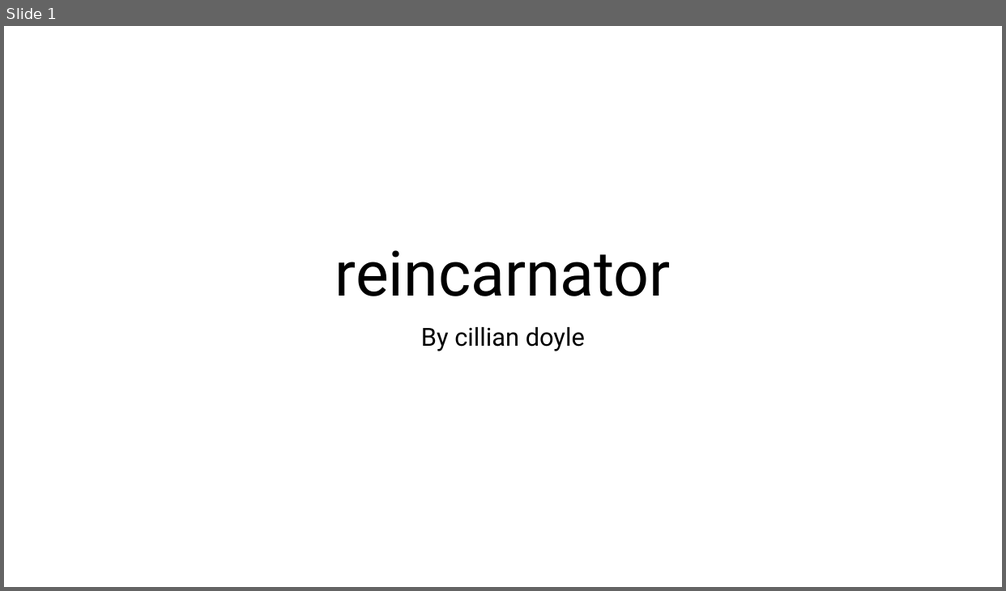
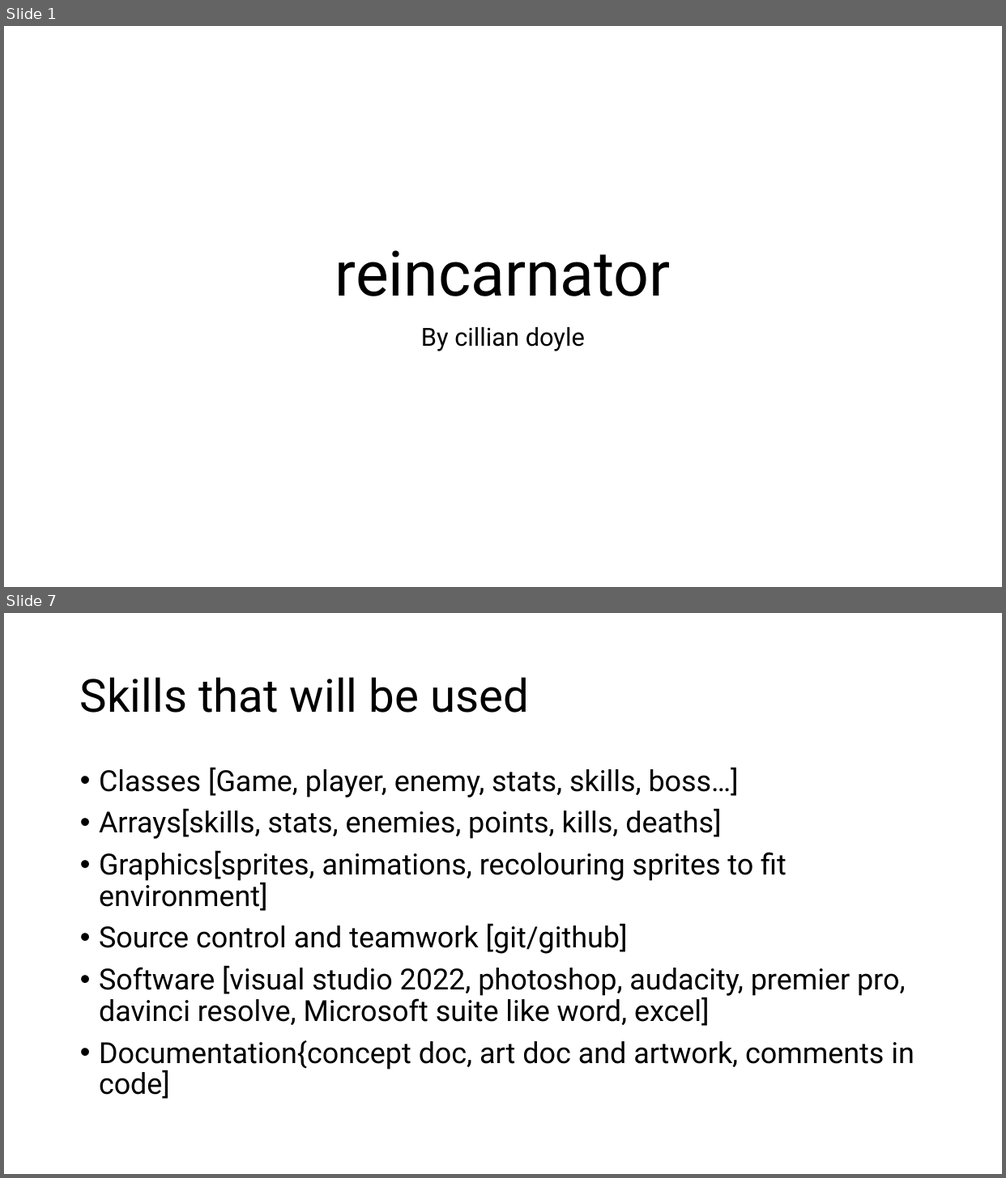
Before and after one commit to PeterLowe/concept25-Cillian-Doyle, a slide deck: cillians docs/concept document.pptx. Shown one above the other, each under a label of ours: slide 1 before the commit, slides 1 and 7 after it; the slides between them are not shown. The pictures are 1006x591 and 1006x1178 pixels, drawn with LibreOffice and Linux fonts; fonts in the diff are those of the drawing. Boxes give left, top, right and bottom in pixels: in the first picture for what was removed or moved away, otherwise in the second. Text is boxed around its words. In the diff, an @@ line names an element or a change of style, - is before the commit and + after.

```diff
--- a/cillians docs/concept document.pptx
+++ b/cillians docs/concept document.pptx
@@ slide 7 added at <box>4,613,1002,1174</box>, background #FFFFFF @@
@@ title added at <box>80,677,529,713</box>, 44 pt, text #000000 @@
+Skills that will be used
@@ text added at <box>99,767,914,1099</box>, 28 pt, text #000000 @@
+• Classes [Game, player, enemy, stats, skills, boss…]
+• Arrays[skills, stats, enemies, points, kills, deaths]
+• Graphics[sprites, animations, recolouring sprites to fit environment]
+• Source control and teamwork [git/github]
+• Software [visual studio 2022, photoshop, audacity, premier pro, davinci resolve, Microsoft suite like word, excel]
+• Documentation{concept doc, art doc and artwork, comments in code]
```
Also in this commit, not shown: 2 slides changed, 6 other slides added, 1 other file.
